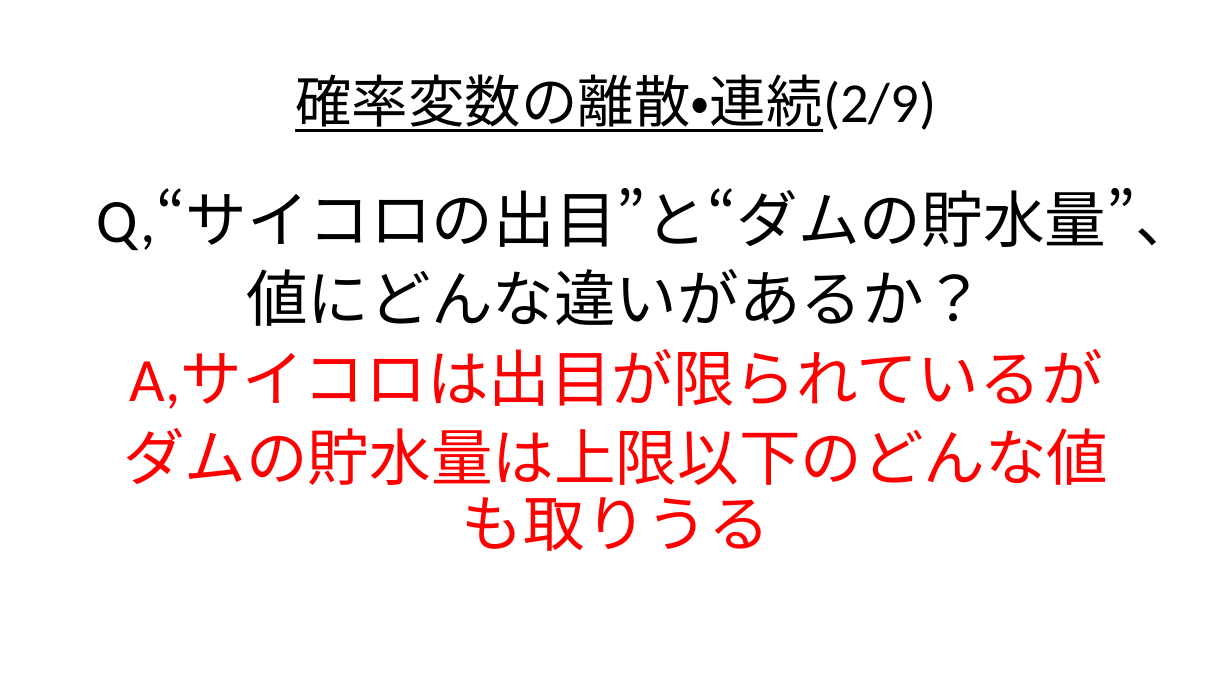
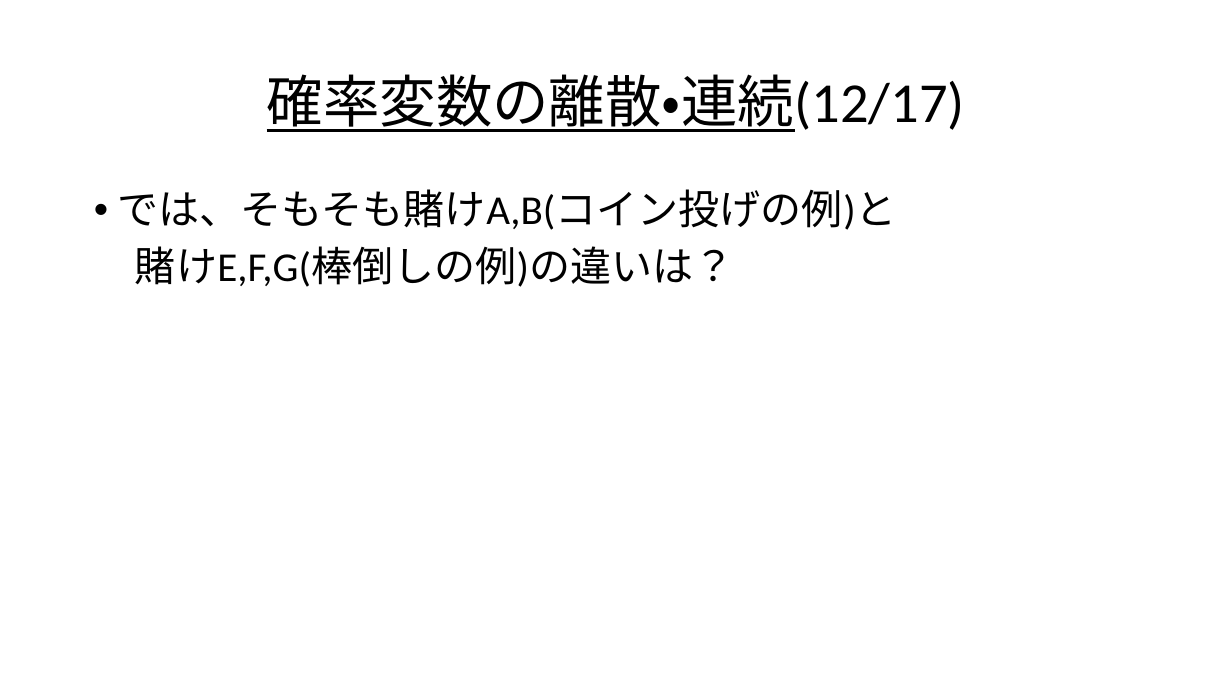
Before and after one commit to Ryo-KATAYAMA/Senior_Project, a slide deck: slide 58 of Chapter4_1.pptx (slide 30 before the commit). Drawn at 1232x693 pixels with LibreOffice and Linux fonts; fonts in the diff are those of the drawing. Boxes give left, top, right and bottom in pixels: in the first picture for what was removed or moved away, otherwise in the second. Text is boxed around its words. In the diff, an @@ line names an element or a change of style, - is before the commit and + after.

```diff
--- a/Chapter4_1.pptx
+++ b/Chapter4_1.pptx
@@ title at bbox=[267, 74, 965, 132]: text changed @@
-確率変数の離散・連続(2/9)
+確率変数の離散・連続(12/17)
@@ text at bbox=[117, 189, 897, 287]: text changed; size 48 to 32 pt; text colour #FF0000 to #000000 @@
-Q,“サイコロの出目”と“ダムの貯水量”、
-値にどんな違いがあるか？
-A,サイコロは出目が限られているが
-ダムの貯水量は上限以下のどんな値も取りうる
+• では、そもそも賭けA,B(コイン投げの例)と
+賭けE,F,G(棒倒しの例)の違いは？
```
Also in this commit, not shown: 32 other slides changed, 30 slides added, 4 slides removed.
